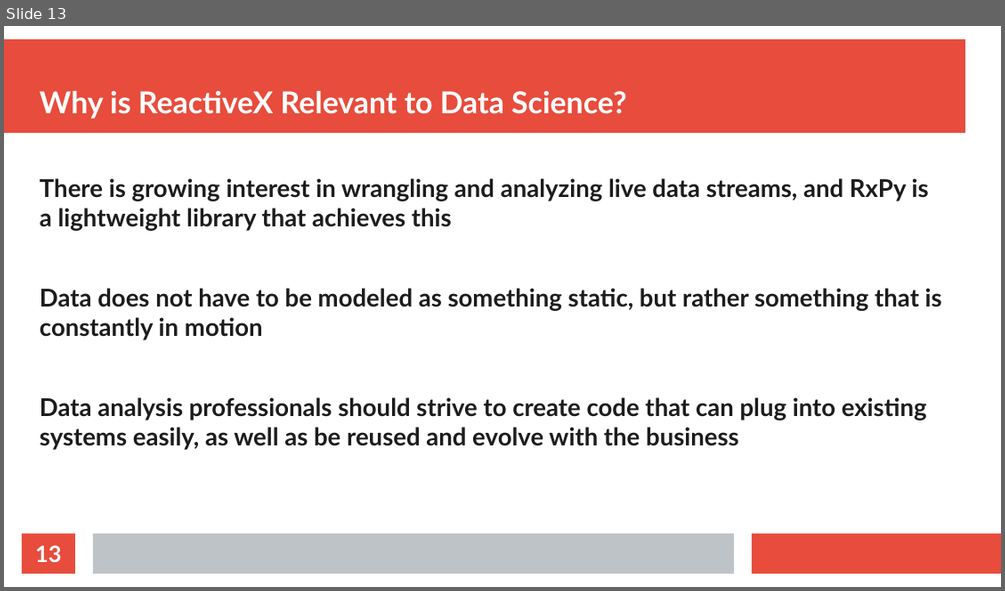
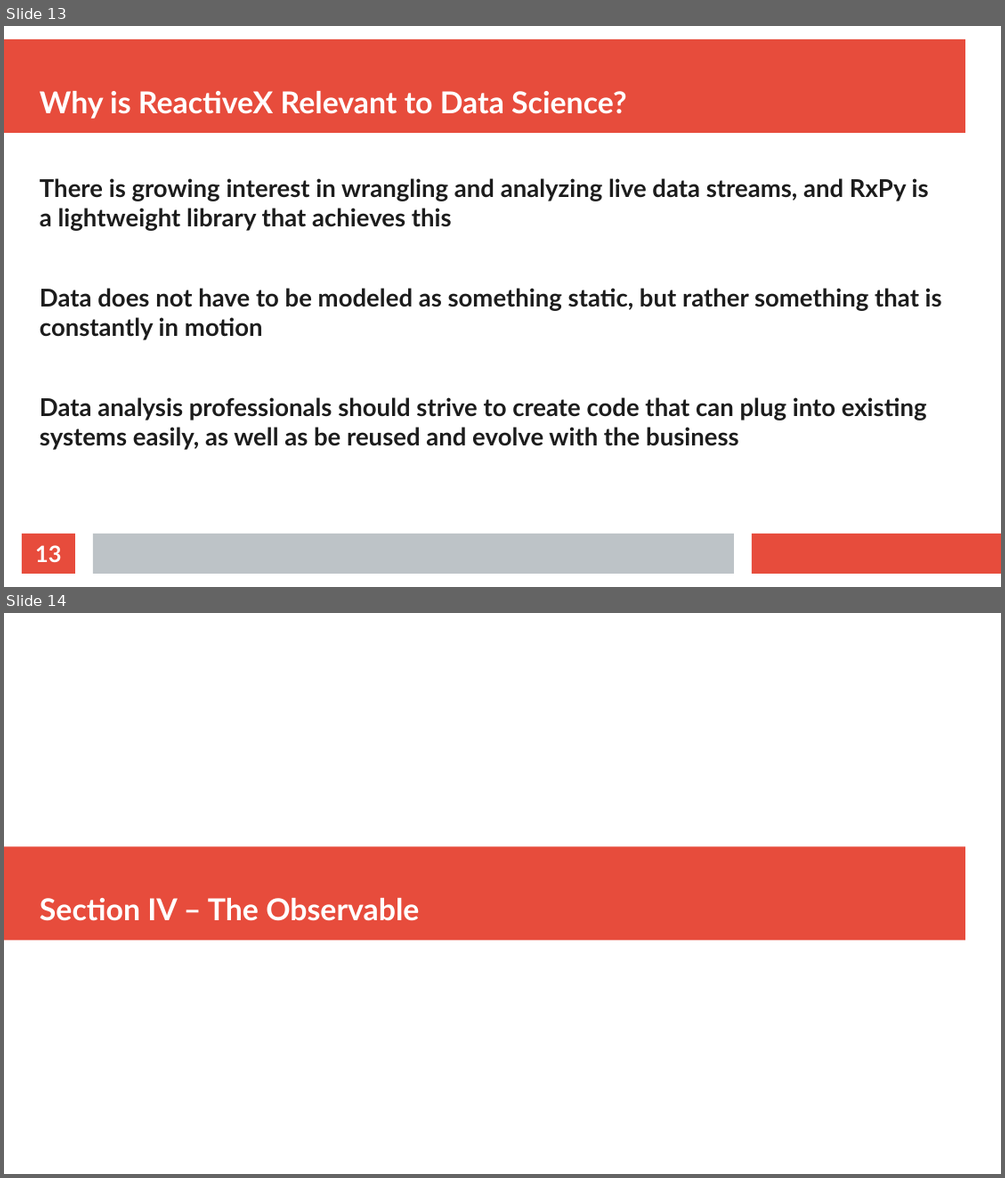
Before and after one commit to thomasnield/oreilly_reactive_python_for_data, a slide deck: resources/reactive_python_slides.odp. Shown one above the other, each under a label of ours: slide 13 before the commit, slides 13 and 14 after it. The pictures are 1005x591 and 1005x1178 pixels, drawn with LibreOffice and Linux fonts; fonts in the diff are those of the drawing. Boxes give left, top, right and bottom in pixels: in the first picture for what was removed or moved away, otherwise in the second. Text is boxed around its words. In the diff, an @@ line names an element or a change of style, - is before the commit and + after.

```diff
--- a/resources/reactive_python_slides.odp
+++ b/resources/reactive_python_slides.odp
@@ slide 14 added at <box>4,613,1001,1174</box>, background #FFFFFF @@
@@ rectangle added at <box>4,846,965,940</box>, fill #E74C3C @@
@@ title added at <box>40,898,419,921</box>, 24 pt, text #FFFFFF, bold @@
+Section IV – The Observable
```
Also in this commit, not shown: 2 slides changed, 15 other slides added.
